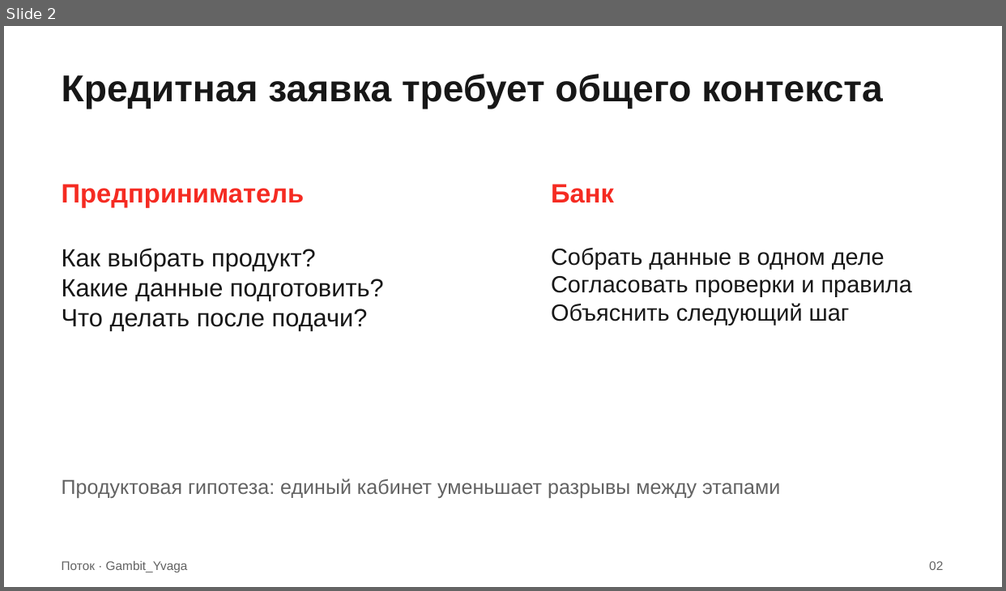
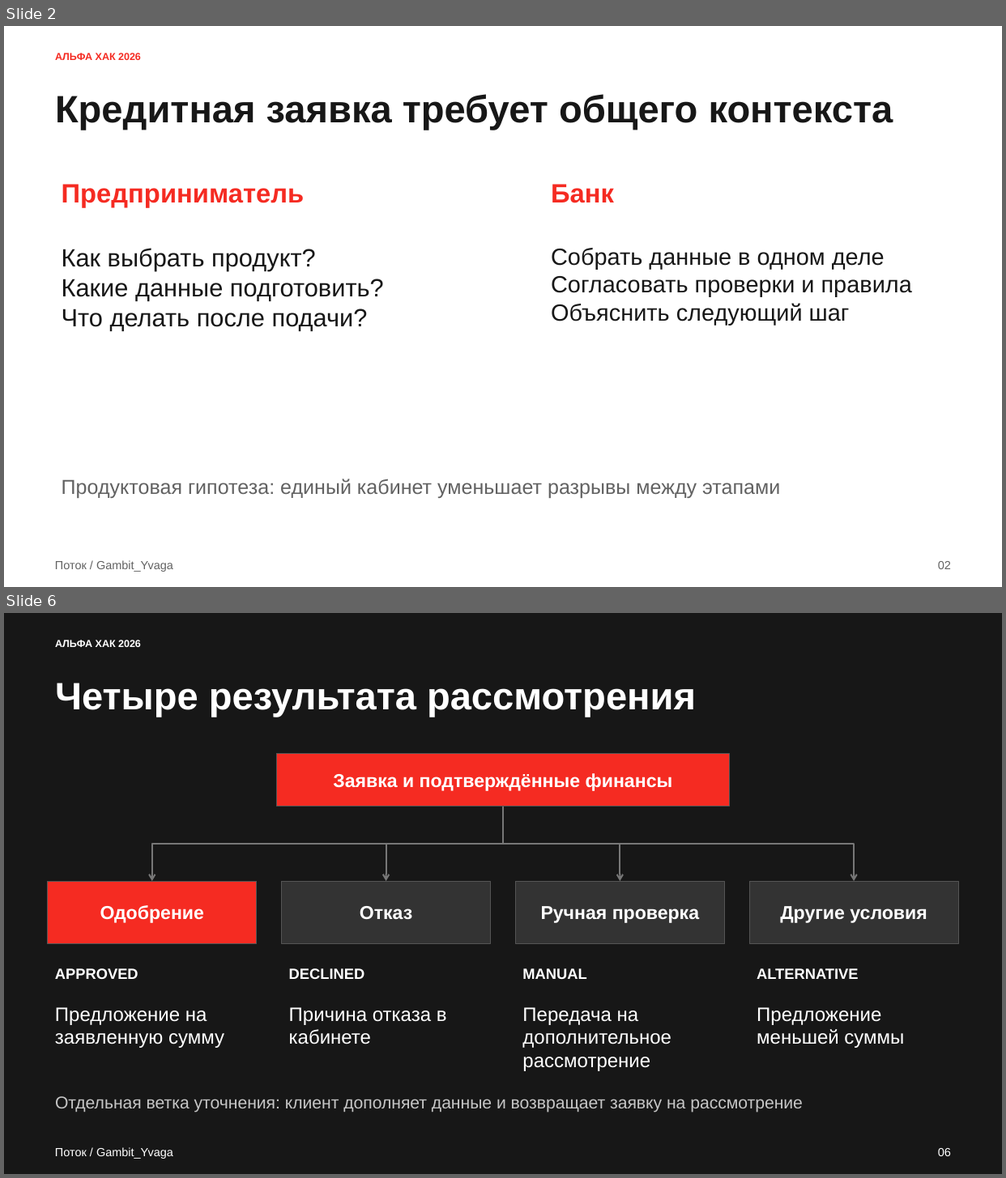
Before and after one commit to Tonitrus1/ALFA-HACK-2026, a slide deck: docs/jury/presentation/potok-gambit-yvaga.pptx. Shown one above the other, each under a label of ours: slide 2 before the commit, slides 2 and 6 after it; the slides between them are not shown. The pictures are 1006x591 and 1006x1178 pixels, drawn with LibreOffice and Linux fonts; fonts in the diff are those of the drawing. Boxes give left, top, right and bottom in pixels: in the first picture for what was removed or moved away, otherwise in the second. Text is boxed around its words. In the diff, an @@ line names an element or a change of style, - is before the commit and + after.

```diff
--- a/docs/jury/presentation/potok-gambit-yvaga.pptx
+++ b/docs/jury/presentation/potok-gambit-yvaga.pptx
@@ slide 6 added at (4,613,1002,1174), background #171717 @@
@@ text added at (55,640,141,647), 9.8 pt, text #FFFFFF, bold @@
+АЛЬФА ХАК 2026
@@ text added at (55,683,696,717), 36.8 pt, text #FFFFFF, bold @@
+Четыре результата рассмотрения
@@ rectangle added at (277,754,730,807), fill #F52B22, outline #555555 0.75 pt, 18 pt, text #FFFFFF, bold @@
+Заявка и подтверждённые финансы
@@ elbow arrow added from (503, 806) to (152, 881), #777777 1.5 pt @@
@@ elbow arrow added from (503, 806) to (386, 881), #777777 1.5 pt @@
@@ elbow arrow added from (503, 806) to (854, 881), #777777 1.5 pt @@
@@ elbow arrow added from (503, 806) to (620, 881), #777777 1.5 pt @@
@@ rectangle added at (48,881,256,943), fill #F52B22, outline #555555 0.75 pt, 18 pt, text #FFFFFF, bold @@
+Одобрение
@@ rectangle added at (282,881,491,943), fill #333333, outline #555555 0.75 pt, 18 pt, text #FFFFFF, bold @@
+Отказ
@@ rectangle added at (515,881,724,943), fill #333333, outline #555555 0.75 pt, 18 pt, text #FFFFFF, bold @@
+Ручная проверка
@@ rectangle added at (750,881,958,943), fill #333333, outline #555555 0.75 pt, 18 pt, text #FFFFFF, bold @@
+Другие условия
@@ text added at (55,969,138,979), 14.2 pt, text #FFFFFF, bold @@
+APPROVED
@@ text added at (289,969,365,979), 14.2 pt, text #FFFFFF, bold @@
+DECLINED
@@ text added at (522,969,586,979), 14.2 pt, text #FFFFFF, bold @@
+MANUAL
@@ text added at (756,969,858,979), 14.2 pt, text #FFFFFF, bold @@
+ALTERNATIVE
@@ text added at (55,1007,224,1048), 18.8 pt, text #FFFFFF @@
+Предложение на заявленную сумму
@@ text added at (289,1007,447,1045), 18.8 pt, text #FFFFFF @@
+Причина отказа в кабинете
@@ text added at (522,1007,671,1071), 18.8 pt, text #FFFFFF @@
+Передача на дополнительное рассмотрение
@@ text added at (756,1007,904,1048), 18.8 pt, text #FFFFFF @@
+Предложение меньшей суммы
@@ text added at (55,1097,803,1113), 16.5 pt, text #C6C6C6 @@
+Отдельная ветка уточнения: клиент дополняет данные и возвращает заявку на рассмотрение
@@ text added at (55,1148,173,1159), 11.2 pt, text #FFFFFF @@
+Поток / Gambit_Yvaga
@@ text added at (938,1148,951,1157), 11.2 pt, text #FFFFFF @@
+06
@@ slide 2 changed as well @@
@@ text added at (55,53,141,60), 9.8 pt, text #F52B22, bold @@
+АЛЬФА ХАК 2026
@@ text "Кредитная заявка требует общего контекста": place and size @@
-text "Кредитная заявка требует общего контекста" at (62,74,882,109)
+text "Кредитная заявка требует общего контекста" at (55,94,893,130)
@@ text "Кредитная заявка требует общего контекста" at (55,94,893,130): size 36 to 36.8 pt @@
@@ text "02": place and size @@
-text "02" at (929,561,943,570)
+text "02" at (938,561,951,570)
@@ text "02" at (938,561,951,570): size 12 to 11.2 pt @@
@@ text at (55,561,173,572): text changed; size 12 to 11.2 pt @@
-Поток · Gambit_Yvaga
+Поток / Gambit_Yvaga
```
Also in this commit, not shown: 7 other slides changed, 3 other slides added, 4 slides removed, 25 other files.
